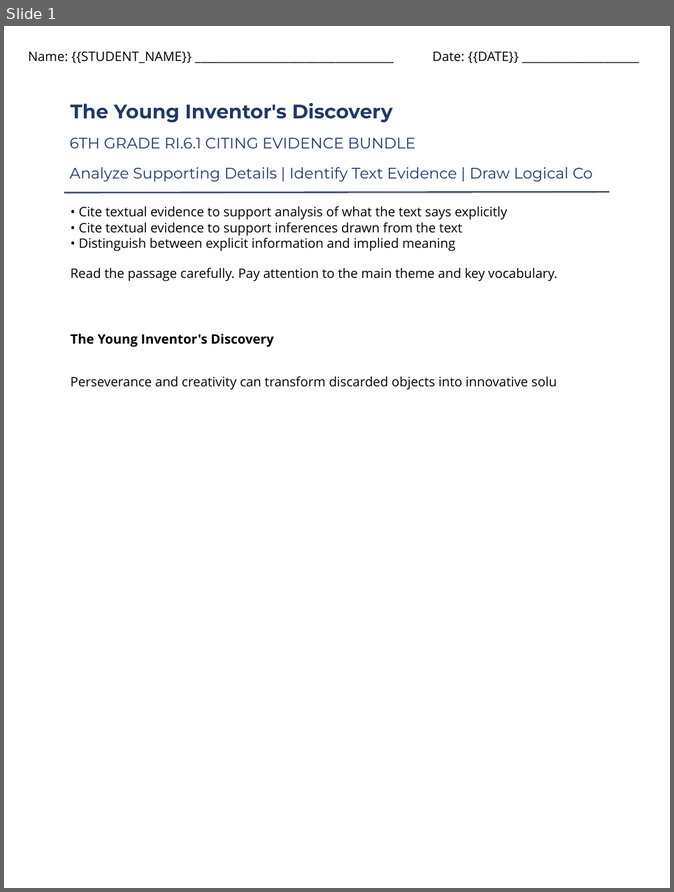
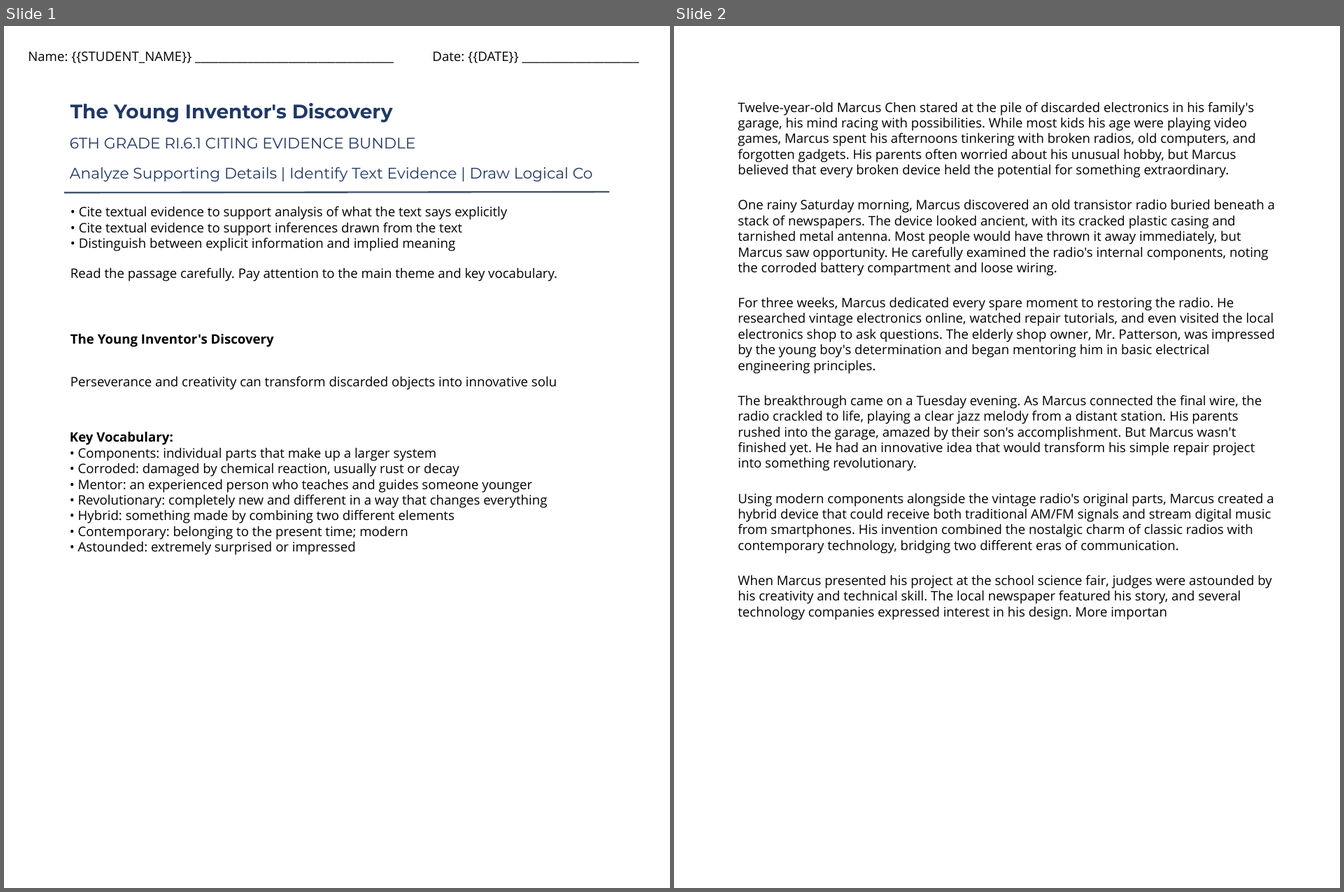
Before and after one commit to buttmazhar844-lang/rbb_engine_backend, a slide deck: rbb-drive/product_2/anchor_reading_passage.pptx. Shown side by side, each under a label of ours: slide 1 before the commit, slides 1 and 2 after it. The pictures are 674x892 and 1344x892 pixels, drawn with LibreOffice and Linux fonts; fonts in the diff are those of the drawing; background and template pictures are left out. Boxes give left, top, right and bottom in pixels: in the first picture for what was removed or moved away, otherwise in the second. Text is boxed around its words. In the diff, an @@ line names an element or a change of style, - is before the commit and + after.

```diff
--- a/rbb-drive/product_2/anchor_reading_passage.pptx
+++ b/rbb-drive/product_2/anchor_reading_passage.pptx
@@ slide 2 added at (674,26,1340,888), background picture (left out) @@
@@ text added at (738,102,1275,620), 12 pt, text #000000 @@
+Twelve-year-old Marcus Chen stared at the pile of discarded electronics in his family's garage, his mind racing with possibilities. While most kids his age were playing video games, Marcus spent his afternoons tinkering with broken radios, old computers, and forgotten gadgets. His parents often worried about his unusual hobby, but Marcus believed that every broken device held the potential for something extraordinary.
+One rainy Saturday morning, Marcus discovered an old transistor radio buried beneath a stack of newspapers. The device looked ancient, with its cracked plastic casing and tarnished metal antenna. Most people would have thrown it away immediately, but Marcus saw opportunity. He carefully examined the radio's internal components, noting the corroded battery compartment and loose wiring.
+For three weeks, Marcus dedicated every spare moment to restoring the radio. He researched vintage electronics online, watched repair tutorials, and even visited the local electronics shop to ask questions. The elderly shop owner, Mr. Patterson, was impressed by the young boy's determination and began mentoring him in basic electrical engineering principles.
+The breakthrough came on a Tuesday evening. As Marcus connected the final wire, the radio crackled to life, playing a clear jazz melody from a distant station. His parents rushed into the garage, amazed by their son's accomplishment. But Marcus wasn't finished yet. He had an innovative idea that would transform his simple repair project into something revolutionary.
+Using modern components alongside the vintage radio's original parts, Marcus created a hybrid device that could receive both traditional AM/FM signals and stream digital music from smartphones. His invention combined the nostalgic charm of classic radios with contemporary technology, bridging two different eras of communication.
+When Marcus presented his project at the school science fair, judges were astounded by his creativity and technical skill. The local newspaper featured his story, and several technology companies expressed interest in his design. More importan
@@ slide 1 changed as well @@
@@ text added at (70,431,547,555), 12 pt, text #000000 @@
+Key Vocabulary:
+• Components: individual parts that make up a larger system
+• Corroded: damaged by chemical reaction, usually rust or decay
+• Mentor: an experienced person who teaches and guides someone younger
+• Revolutionary: completely new and different in a way that changes everything
+• Hybrid: something made by combining two different elements
+• Contemporary: belonging to the present time; modern
+• Astounded: extremely surprised or impressed
```
Also in this commit, not shown: 1 other slide added, 2 slides removed, 7 other files.
